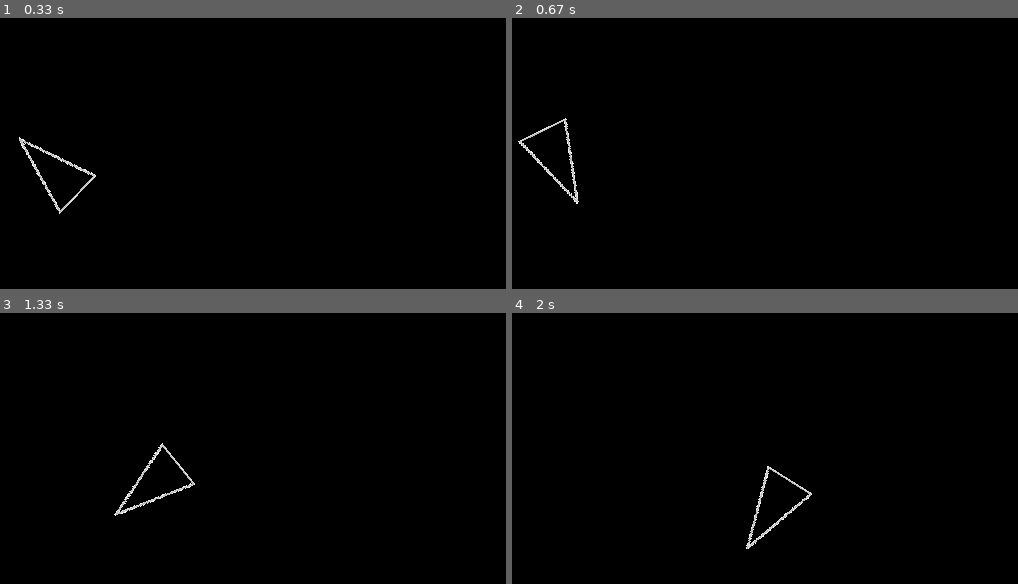
Above: before the commit, frames 1-4 (two rows, left to right).
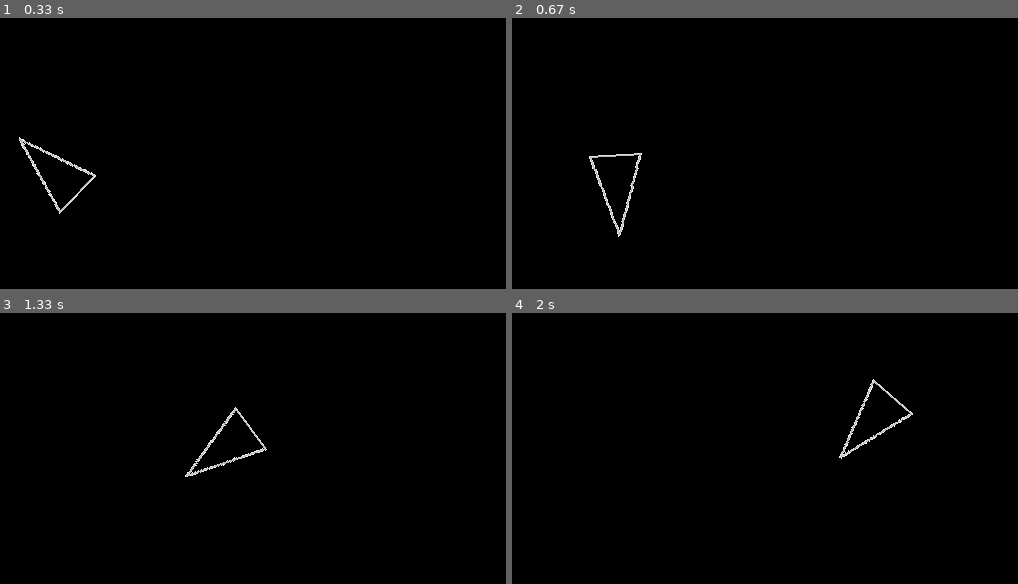
Above: after the commit, the same moments.

Repository: ScriptLineStudios/Pygame-Community-Jam
Game: pygame game, started from main.py
Same seed, same stepped clock (60 frames per second), same inputs: the game is played once before the commit and once after it.
Inputs (mouse positions are in pixels of both pictures, inside the frame that each line leads up to):
- Up to frame 1 (0.33 s): no input
- Up to frame 2 (0.67 s): press the mouse at (876, 218) at 0.37 s; move the mouse to (749, 256) at 0.47 s; release the mouse at (outside the picture) at 0.6 s
- Up to frame 3 (1.33 s): hold D 0.67-1.13 s; click (outside the picture) at 0.75 s; hold W from 1.17 s (still down); click (outside the picture) at 1.25 s
- Up to frame 4 (2 s): release W at 1.47 s; hold D 1.5-1.97 s; click (outside the picture) at 1.58 s

Frame 1 is identical in both runs. In frame 2, 0.8% of the frame differs, in the area x 1-26%, y 36-81%; in frame 3, 0.8%; in frame 4, 0.8%.

Commit message:
Update main.py

Diff:
--- a/main.py
+++ b/main.py
@@ -46,14 +46,24 @@
 
       angle = (180 / math.pi) * -math.atan2(rel_y, rel_x)
 
+      #mouse controlls
+      mp = pygame.mouse.get_pos()#get mouse position
+      mc = pygame.mouse.get_pressed()#get mouse press event
+
+
       keys = pygame.key.get_pressed()
+      if mc[0] == True:
+            ship.y -= math.sin(math.radians(angle))*5
+            ship.x += math.cos(math.radians(angle))*5
+      elif mc[2] == True:
+            ship.y += math.sin(math.radians(angle))*5
+            ship.x -= math.cos(math.radians(angle))*5
 
       if keys[pygame.K_w]:
-            ship.y -= math.sin(math.radians(angle))*5
-            ship.x += math.cos(math.radians(angle))*5
+            ship.y -= 5
       if keys[pygame.K_s]:
-            ship.y += math.sin(math.radians(angle))*5
-            ship.x -= math.cos(math.radians(angle))*5
+            ship.y += 5
+
       if keys[pygame.K_a]:
             ship.angle -= 5
       if keys[pygame.K_d]:
